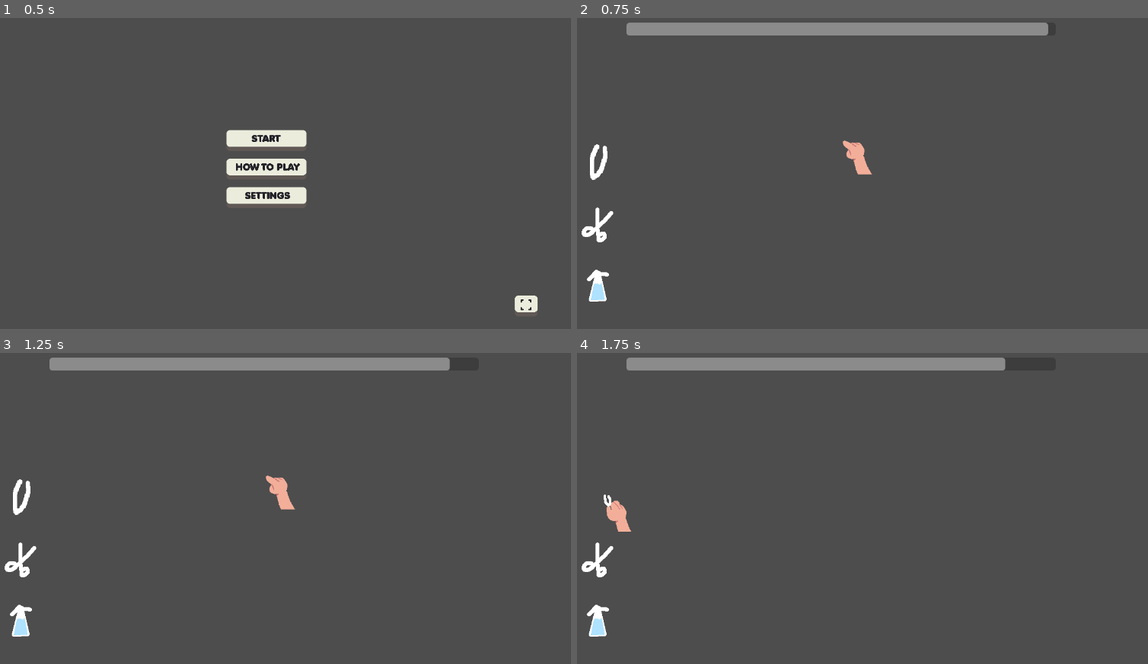
Above: before the commit, frames 1-4 (two rows, left to right).
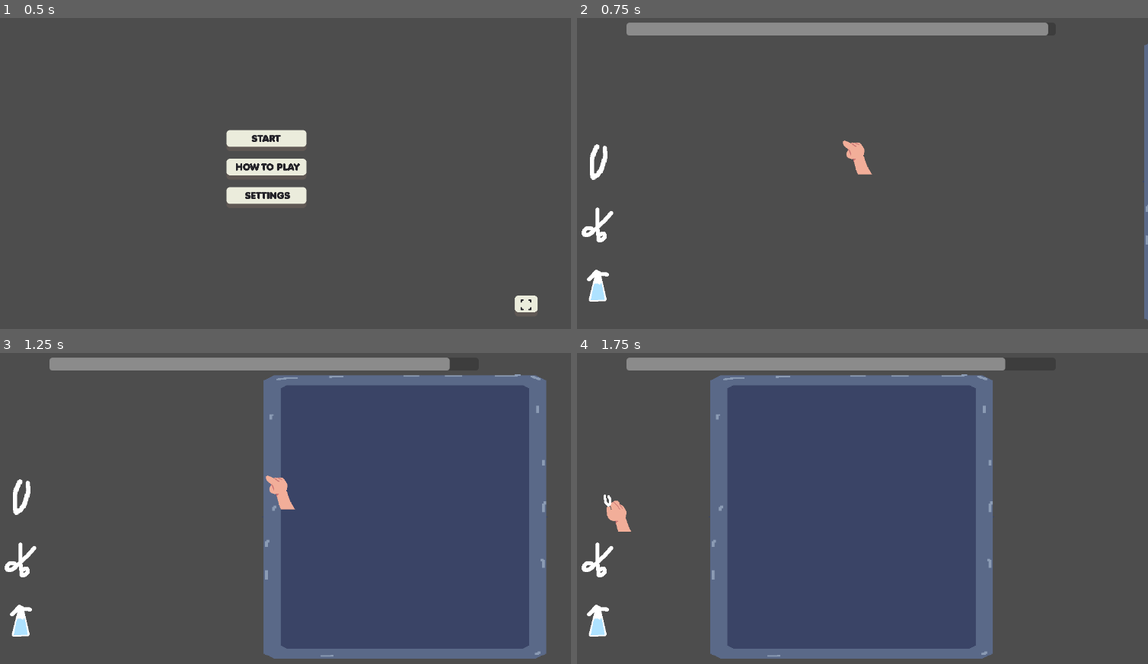
Above: after the commit, the same moments.

Repository: IsaacCerejo/wild-jam-87
Game: Godot game, scene res://scenes/main scenes/start_menu.tscn
Same seed, same stepped clock (60 frames per second), same inputs: the game is played once before the commit and once after it.
Inputs (mouse positions are in pixels of both pictures, inside the frame that each line leads up to):
- Up to frame 1 (0.5 s): no input
- Up to frame 2 (0.75 s): click "START" at 0.5 s
- Up to frame 3 (1.25 s): no input
- Up to frame 4 (1.75 s): click (599, 499) at 1.25 s

Frame 1 is identical in both runs. In frame 2, 0.6% of the frame differs, in the area x 99-100%, y 8-98%; in frame 3, 45%; in frame 4, 45%, in the area x 23-74%, y 6-99%.

Commit message:
Operating Tray basic scene

Diff:
--- a/scenes/main scenes/main_game.tscn
+++ b/scenes/main scenes/main_game.tscn
@@ -12,6 +12,60 @@
 [ext_resource type="Texture2D" uid="uid://kdeakq4xrq8s" path="res://Art/hand_pinça.png" id="10_8ebjq"]
 [ext_resource type="Texture2D" uid="uid://chxpexxxkxr2n" path="res://Art/hand_spray.png" id="11_5s8cp"]
 [ext_resource type="Texture2D" uid="uid://d3svvioh7o10y" path="res://Art/hand_tesoura.png" id="12_ag8io"]
+[ext_resource type="Texture2D" uid="uid://dkp00siemeoxb" path="res://Art/tray.png" id="14_5s8cp"]
+[ext_resource type="Script" uid="uid://crishcwx7m46w" path="res://scenes/operating_tray.gd" id="14_8ebjq"]
+
+[sub_resource type="Animation" id="Animation_8ebjq"]
+resource_name = "Slide in"
+tracks/0/type = "value"
+tracks/0/imported = false
+tracks/0/enabled = true
+tracks/0/path = NodePath("Sprite2D:position")
+tracks/0/interp = 2
+tracks/0/loop_wrap = true
+tracks/0/keys = {
+"times": PackedFloat32Array(0, 1),
+"transitions": PackedFloat32Array(1, 1),
+"update": 0,
+"values": [Vector2(971, 0), Vector2(0, 0)]
+}
+
+[sub_resource type="Animation" id="Animation_5s8cp"]
+length = 0.001
+tracks/0/type = "value"
+tracks/0/imported = false
+tracks/0/enabled = true
+tracks/0/path = NodePath("Sprite2D:position")
+tracks/0/interp = 1
+tracks/0/loop_wrap = true
+tracks/0/keys = {
+"times": PackedFloat32Array(0),
+"transitions": PackedFloat32Array(1),
+"update": 0,
+"values": [Vector2(0, 0)]
+}
+
+[sub_resource type="Animation" id="Animation_ag8io"]
+resource_name = "Slide out"
+tracks/0/type = "value"
+tracks/0/imported = false
+tracks/0/enabled = true
+tracks/0/path = NodePath("Sprite2D:position")
+tracks/0/interp = 2
+tracks/0/loop_wrap = true
+tracks/0/keys = {
+"times": PackedFloat32Array(0, 1),
+"transitions": PackedFloat32Array(1, 1),
+"update": 0,
+"values": [Vector2(0, 0), Vector2(-971, 0)]
+}
+
+[sub_resource type="AnimationLibrary" id="AnimationLibrary_ag8io"]
+_data = {
+&"RESET": SubResource("Animation_5s8cp"),
+&"Slide in": SubResource("Animation_8ebjq"),
+&"Slide out": SubResource("Animation_ag8io")
+}
 
 [sub_resource type="ButtonGroup" id="ButtonGroup_m2ofq"]
 allow_unpress = true
@@ -80,6 +134,20 @@
 offset_bottom = 77.0
 value = 100.0
 show_percentage = false
+
+[node name="OperatingTray" type="Node2D" parent="."]
+z_index = -1
+position = Vector2(657, 385)
+script = ExtResource("14_8ebjq")
+
+[node name="AnimationPlayer" type="AnimationPlayer" parent="OperatingTray"]
+libraries = {
+&"": SubResource("AnimationLibrary_ag8io")
+}
+
+[node name="Sprite2D" type="Sprite2D" parent="OperatingTray"]
+scale = Vector2(3, 1.5)
+texture = ExtResource("14_5s8cp")
 
 [node name="Round_Manager" type="Node2D" parent="." node_paths=PackedStringArray("TimeBar")]
 script = ExtResource("3_m2ofq")
--- /dev/null
+++ b/scenes/operating_tray.gd
@@ -0,0 +1,17 @@
+extends Node2D
+
+@onready var animation_player: AnimationPlayer = $AnimationPlayer
+
+# Called when the node enters the scene tree for the first time.
+func _ready() -> void:
+	pass
+
+func spawn():
+
+	animation_player.play("Slide in")
+	# lógica de gerar um paciente and such
+
+func cured():
+	animation_player.play("Slide out")
+	# handle and cleanup
+	queue_free() # mayhaps
--- a/scenes/round_manager.gd
+++ b/scenes/round_manager.gd
@@ -1,6 +1,7 @@
 extends Node2D
 
 @export var TimeBar: ProgressBar
+@onready var operating_tray: Node2D = $"../OperatingTray"
 
 func _ready() -> void:
 	start_round()
@@ -9,6 +10,7 @@
 func start_round():
 	var tween = get_tree().create_tween()
 	tween.tween_property(TimeBar, "value", 0, 10)
+	operating_tray.spawn()
 
 
 func _on_time_bar_value_changed(value: float) -> void:
Binary file added: Art/tray.png
Not shown, added: Art/tray.png.import
Not shown: 1 places in scenes/main scenes/main_game.tscn that only renumber resources
Not shown, added: scenes/operating_tray.gd.uid
